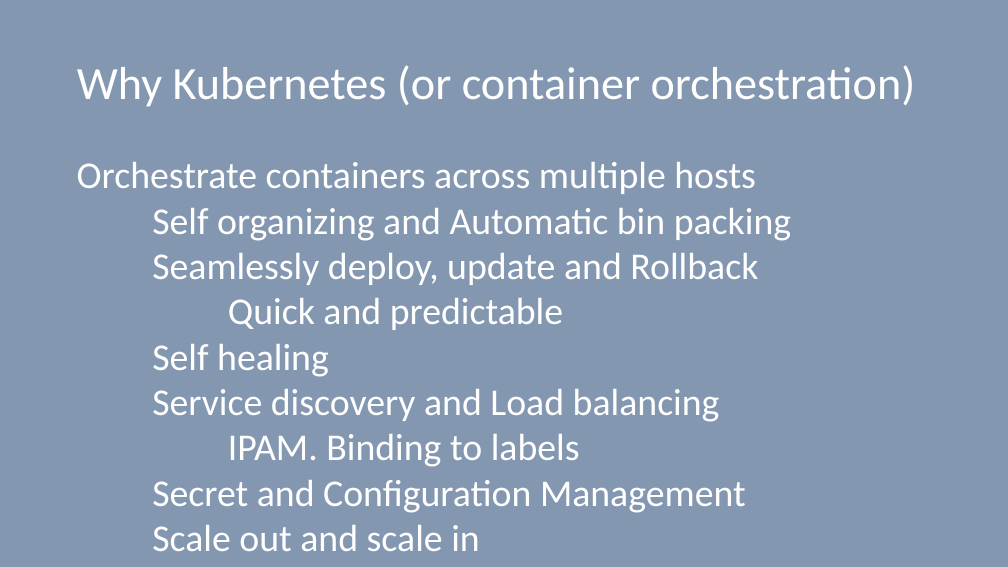
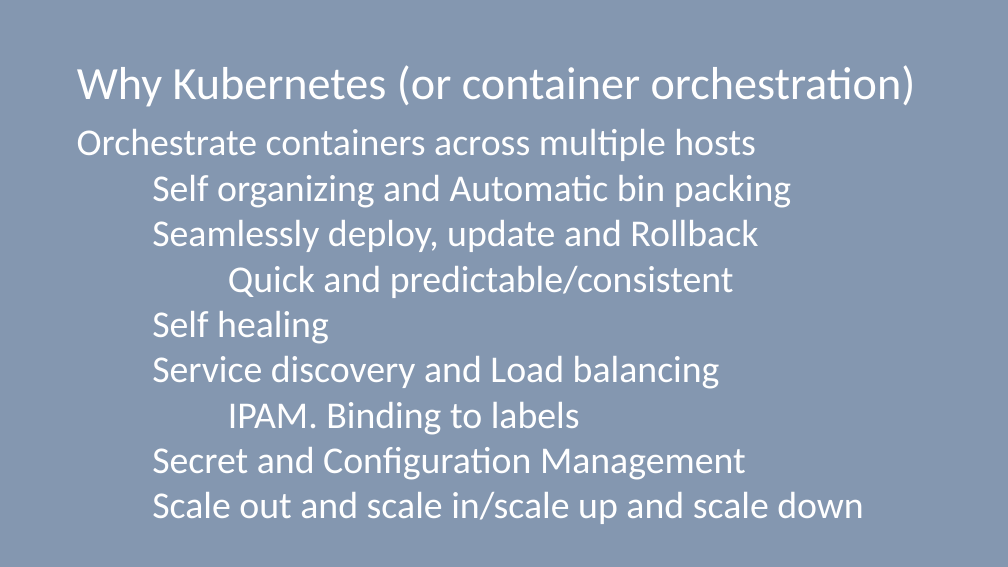
Before and after one commit to vilasvarghese/docker-k8s, a slide deck: slide 5 of notes/day4/4thDay.pptx (slide 7 before the commit). Drawn at 1008x567 pixels with LibreOffice and Linux fonts; fonts in the diff are those of the drawing. Boxes give left, top, right and bottom in pixels: in the first picture for what was removed or moved away, otherwise in the second. Text is boxed around its words. In the diff, an @@ line names an element or a change of style, - is before the commit and + after.

```diff
--- a/notes/day4/4thDay.pptx
+++ b/notes/day4/4thDay.pptx
@@ text "Orchestrate containers across multiple hosts": place and size @@
-text "Orchestrate containers across multiple hosts" at (77, 162, 791, 551)
+text "Orchestrate containers across multiple hosts" at (77, 129, 863, 524)
@@ text at (228, 266, 734, 298): text changed @@
-Quick and predictable
+Quick and predictable/consistent
@@ text at (152, 492, 863, 524): text changed @@
-Scale out and scale in
+Scale out and scale in/scale up and scale down
```
Also in this commit, not shown: 35 other slides changed, 5 slides added, 19 slides removed, 7 other files.
